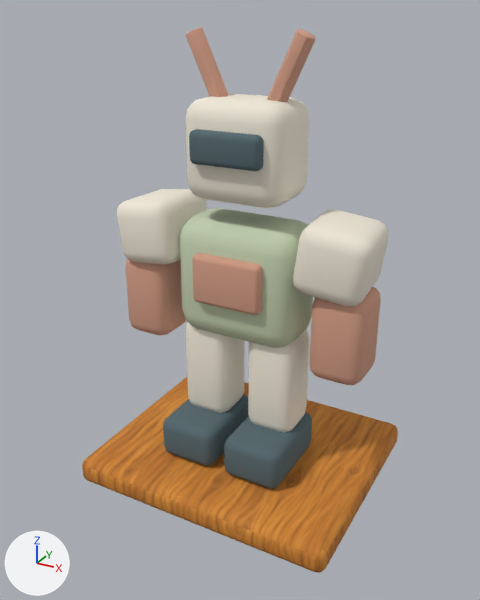
A saved change to the glTF model public/models/furniture/mecha-figurine.glb.
The view is the same before and after, from a camera (50 mm lens) standing at (0.186, -0.347, 0.3) and looking at (-0.001, -0.008, 0.13). Every picture has the same lights, and +X, +Y and +Z are marked at lower left. The older version comes first.

In view in the first picture: 'mecha-figurine'.
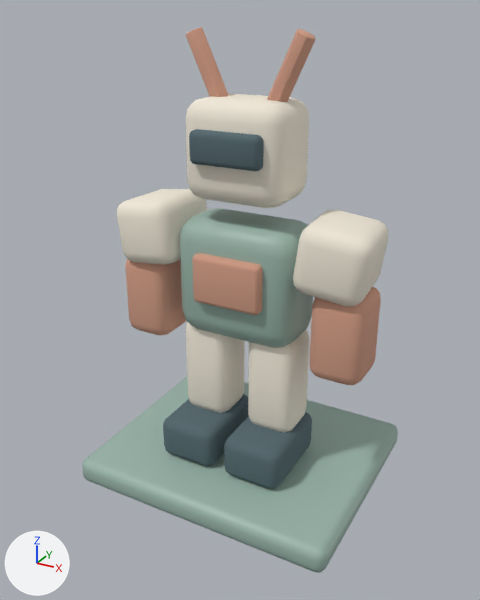
The change in detail:
In material 'wood-honey-textured' (mat_wood_honey_textured), texture is no longer img_handpainted_honey_oak.
In material 'wood-honey-textured' (mat_wood_honey_textured), base_color is now set to (0.32, 0.46, 0.4), grey #99b5aa.
In material 'wood-honey-textured' (mat_wood_honey_textured), roughness goes from 0.82 to 0.47.
Material 'variant-surface' (mat_variant_surface) changes colour from pale green #c5d3b3 to grey #99b5aa; in linear values from (0.56, 0.65, 0.45) to (0.32, 0.46, 0.4).

Location of each change, [x1, y1, x2, y2] in pixels of the pictures (480 x 600 px):
'mecha-figurine', surface changed, recoloured (orange to grey): [82, 207, 398, 573] in both
